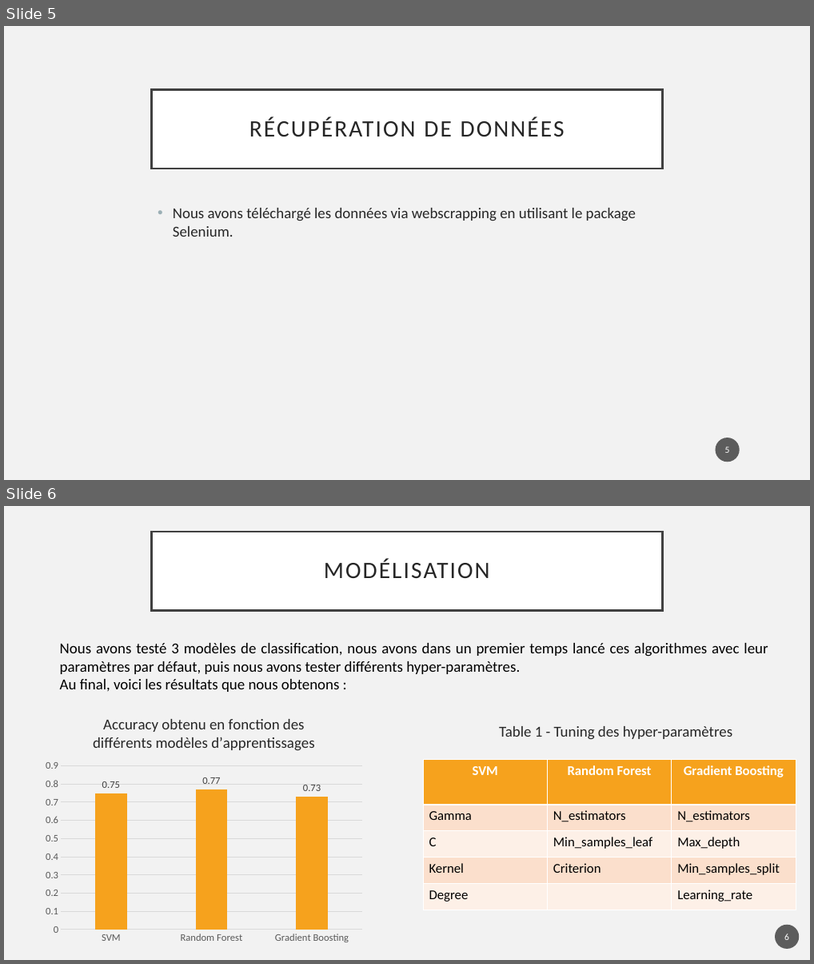
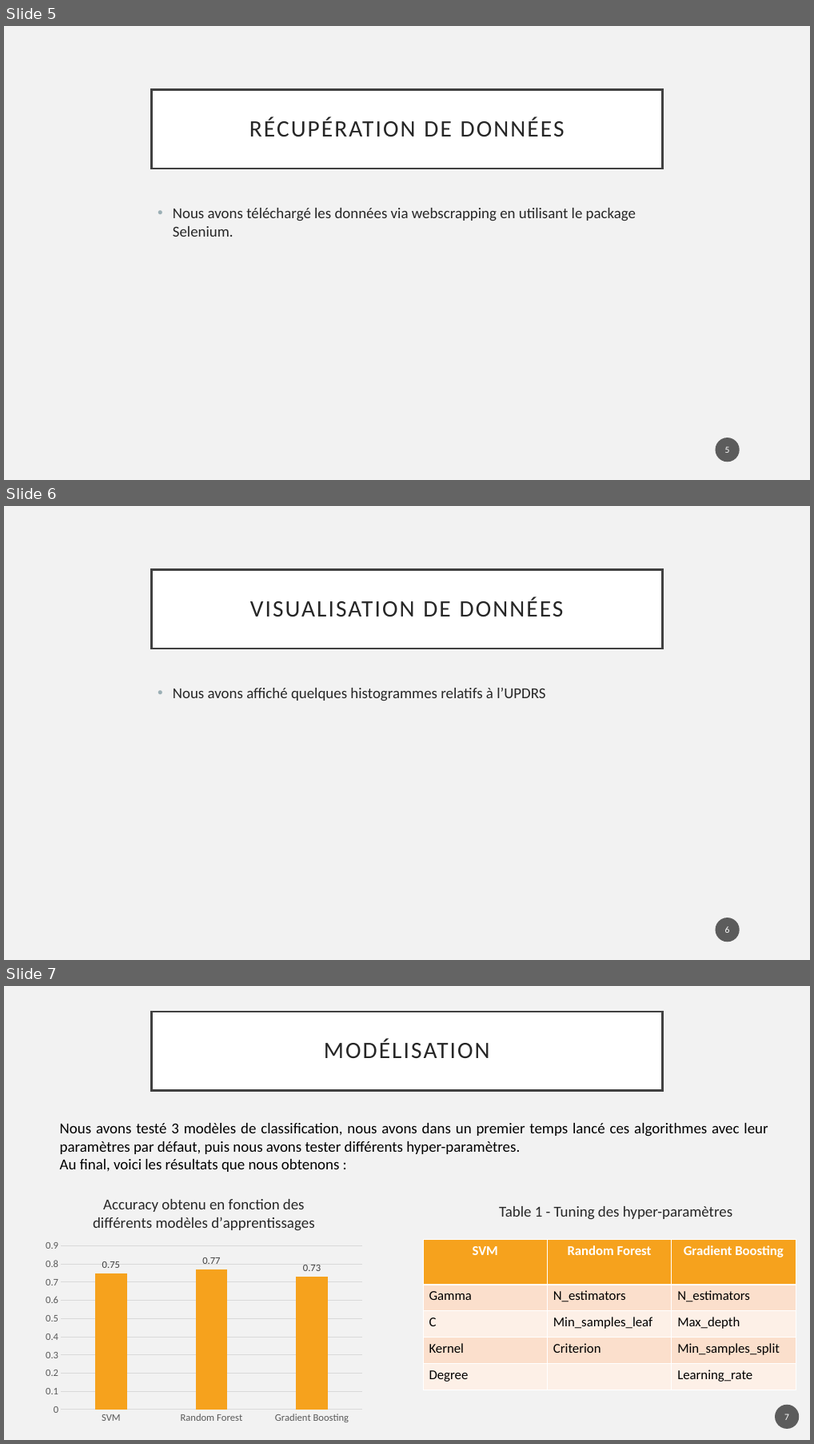
Before and after one commit to cjacques4/Parkinson-Speech-Dataset-with-Multiple-Types-of-Sound-Recordings, a slide deck: Présentation.pptx. Shown one above the other, each under a label of ours: slides 5 and 6 before the commit, slides 5, 6 and 7 after it. The pictures are 814x964 and 814x1444 pixels, drawn with LibreOffice and Linux fonts; fonts in the diff are those of the drawing. Boxes give left, top, right and bottom in pixels: in the first picture for what was removed or moved away, otherwise in the second. Text is boxed around its words. In the diff, an @@ line names an element or a change of style, - is before the commit and + after.

```diff
--- a/Présentation.pptx
+++ b/Présentation.pptx
@@ slide 6 added at [4,506,810,960], background #F2F2F2 @@
@@ title added at [152,569,662,648], fill #FFFFFF, outline #404040 2.5 pt, 28 pt, text #262626 @@
+VISUALISATION DE DONNÉES
@@ text added at [173,688,546,700], 18 pt, text #262626 @@
+• Nous avons affiché quelques histogrammes relatifs à l’UPDRS
@@ page number added at [716,917,740,941], fill #1D1D1D at 70% opacity, 11 pt, text #FFFFFF @@
+6
@@ what was slide 6 is now slide 7 @@
@@ page number at [785,1413,790,1420]: text changed @@
-6
+7
```
